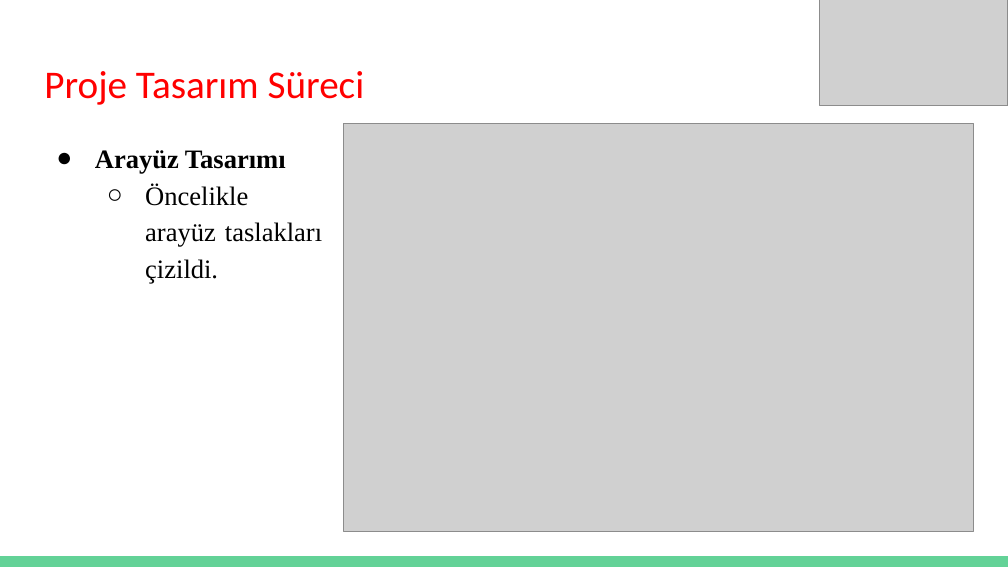
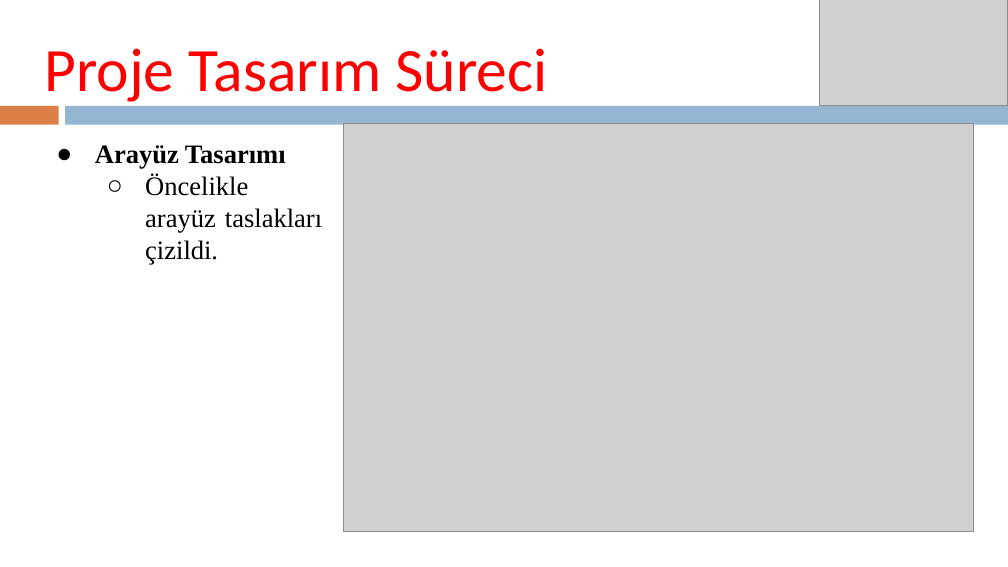
Before and after one commit to PPE2020Ankara/Grup1, a slide deck: slide 8 of Rapor/Grup-1.pptx. Drawn at 1008x567 pixels with LibreOffice and Linux fonts; fonts in the diff are those of the drawing; grey boxes stand for pictures. Boxes give left, top, right and bottom in pixels: in the first picture for what was removed or moved away, otherwise in the second. Text is boxed around its words. In the diff, an @@ line names an element or a change of style, - is before the commit and + after.

```diff
--- a/Rapor/Grup-1.pptx
+++ b/Rapor/Grup-1.pptx
@@ title "Proje Tasarım Süreci" moved from (x1=44, y1=71, x2=365, y2=105) to (x1=44, y1=48, x2=547, y2=102) @@
@@ title "Proje Tasarım Süreci" at (x1=44, y1=48, x2=547, y2=102): size 28 to 44 pt @@
@@ rectangle added at (x1=0, y1=106, x2=58, y2=125), fill #DD8047 @@
@@ rectangle added at (x1=66, y1=106, x2=1008, y2=125), fill #94B6D2 @@
@@ text "Arayüz Tasarımı" at (x1=95, y1=145, x2=322, y2=265): line spacing 1.15 to 1 @@
@@ rectangle removed at (x1=0, y1=556, x2=1008, y2=567) @@
```
Also in this commit, not shown: 10 other slides changed, 3 slides added, 1 slide removed.
